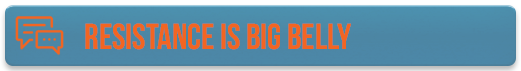
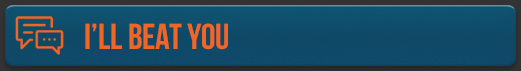
Comparing the layer stacks of the two 521 x 71 images. Changes:
renamed "Resistance is big belly" to "i’ll beat you", painted on it over [85, 23, 351, 50]
renamed "Background" to "Layer 0", showed it over [0, 0, 521, 71]
